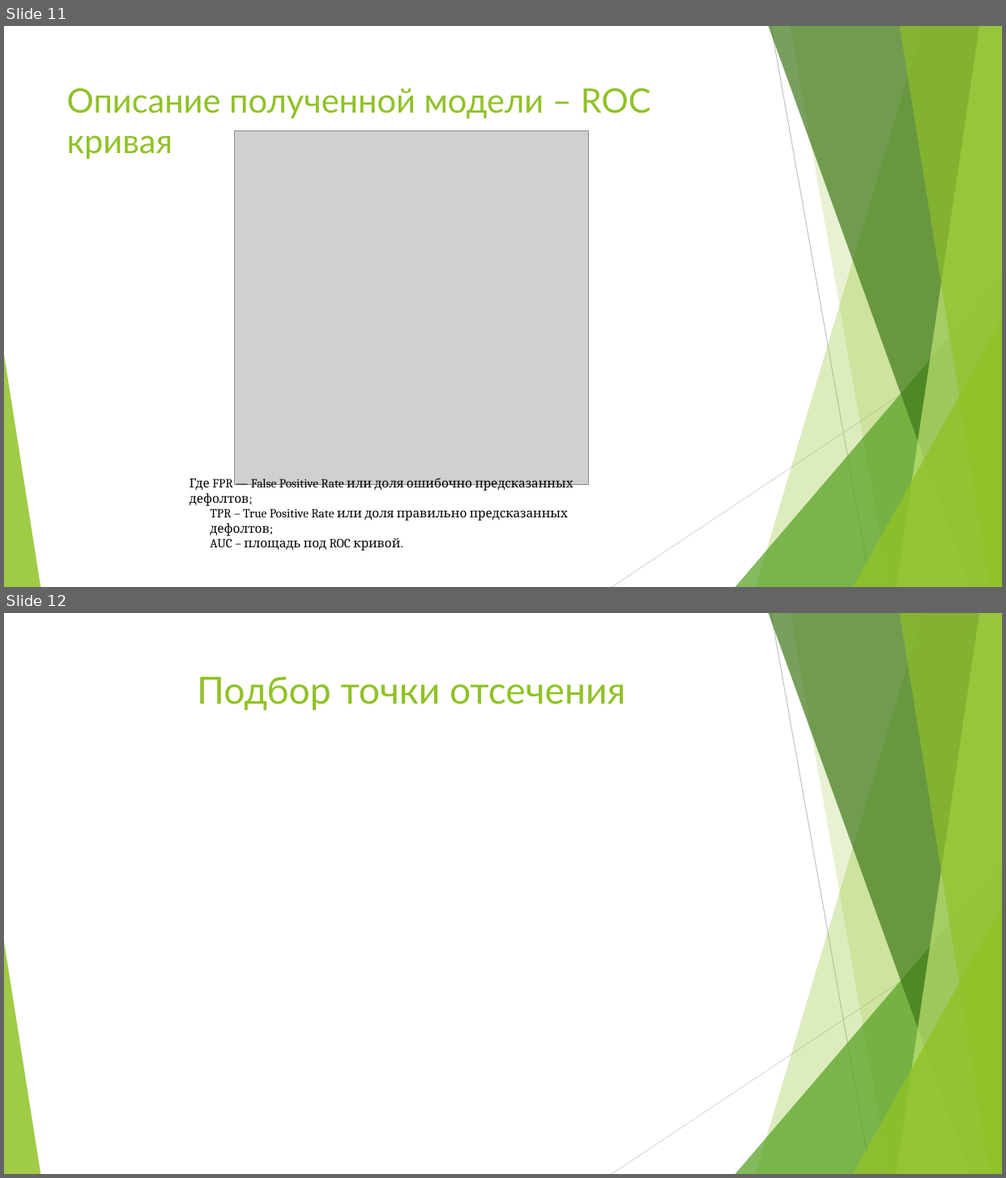
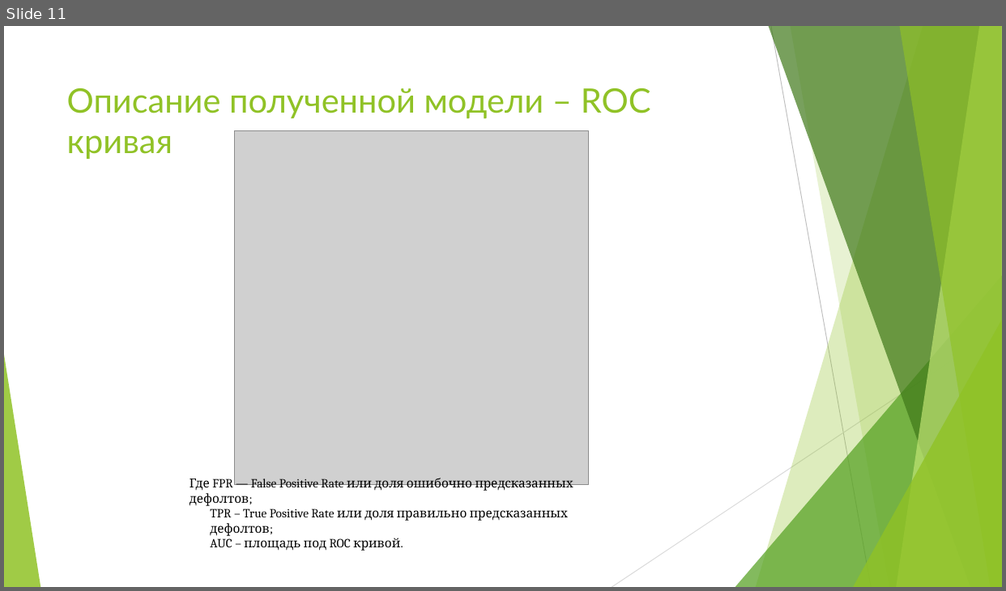
Before and after one commit to Dranikf/diplom_project, a slide deck: defence/презентация защита работы.pptx. Shown one above the other, each under a label of ours: slides 11 and 12 before the commit, slide 11 after it. The pictures are 1006x1178 and 1006x591 pixels, drawn with LibreOffice and Linux fonts; fonts in the diff are those of the drawing; grey boxes stand for pictures. Boxes give left, top, right and bottom in pixels: in the first picture for what was removed or moved away, otherwise in the second. Text is boxed around its words. In the diff, an @@ line names an element or a change of style, - is before the commit and + after.

```diff
--- a/defence/презентация защита работы.pptx
+++ b/defence/презентация защита работы.pptx
@@ slide 12 removed at <box>4,613,1002,1174</box>, background #FFFFFF; not listed: 10 template elements that a slide beside it also shows @@
@@ title removed at <box>197,676,625,710</box> @@
-Подбор точки отсечения
```
Also in this commit, not shown: 2 slides changed, 2 slides added, 6 other files.
